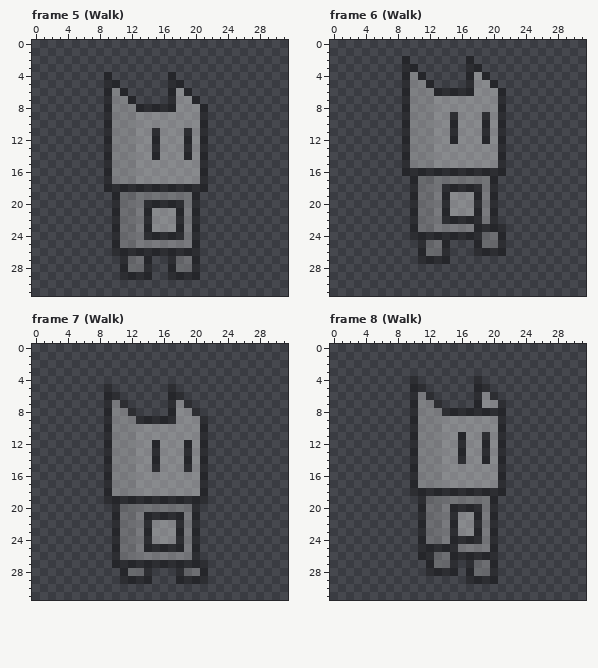
One commit to this pixel-art file: Sprites/Players/Player.aseprite. Above, as it was before the edit.
32x32 pixels, 36 frames. Colours within 5 levels of each other are drawn and written as one. Shown: frame 5 (Walk), frame 6 (Walk), frame 7 (Walk), frame 8 (Walk). The commit also changed other frames, which this record leaves out.
Once edited:
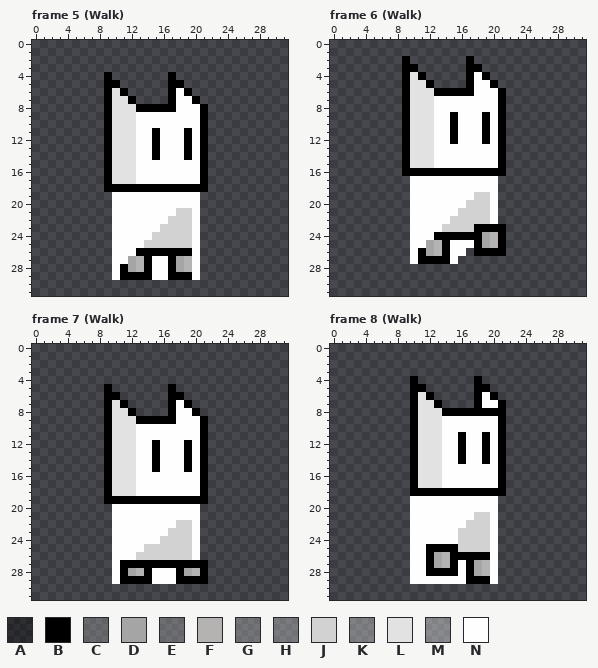
Palette (. is transparent): A #0000005c  B #000000  C #a5a5a55c  D #a5a5a5  E #b1b1b15c  F #b5b2b2  G #c1c1c15c  H #d2d2d25c  J #d2d2d2  K #e2e2e25c  L #e2e2e2  M #fefefe5c  N #fefeff
Diff:
layer "FrontBody" opacity 36% -> 100%
Changed rows in their new state; - is an unchanged pixel.
Frame 5 (Walk):
first column x 9:
 4 B-------B----
 5 BB------BB---
 6 BLB-----BNB--
 7 BLLB----BNNB-
 8 BLLLBBBBBNNNB
 9 BLLLNNNNNNNNB
10 BLLLNNNNNNNNB
11 BLLLNNBNNNBNB
12 BLLLNNBNNNBNB
13 BLLLNNBNNNBNB
14 BLLLNNBNNNBNB
15 BLLLNNNNNNNNB
16 BLLLNNNNNNNNB
17 BLLLNNNNNNNNB
18 BBBBBBBBBBBBB
19 -NNNNNNNNNNN-
20 -NNNNNNNNNNN-
21 -NNNNNNNNJJN-
22 -NNNNNNNJJJN-
23 -NNNNNNJJJJN-
24 -NNNNNJJJJJN-
25 -NNNNJJJJJJN-
26 -NNNBBBBBBBN-
27 -NNDFBNNBDFN-
28 -NBDFBNNBDFN-
29 -NBBBBNNBBBN-
Frame 6 (Walk):
first column x 9:
 2 B-------B----
 3 BB------BB---
 4 BLB-----BNB--
 5 BLLB----BNNB-
 6 BLLLBBBBBNNNB
 7 BLLLNNNNNNNNB
 8 BLLLNNNNNNNNB
 9 BLLLNNBNNNBNB
10 BLLLNNBNNNBNB
11 BLLLNNBNNNBNB
12 BLLLNNBNNNBNB
13 BLLLNNNNNNNNB
14 BLLLNNNNNNNNB
15 BLLLNNNNNNNNB
16 BBBBBBBBBBBBB
17 -NNNNNNNNNNN-
18 -NNNNNNNNNNN-
19 -NNNNNNNNJJN-
20 -NNNNNNNJJJN-
21 -NNNNNNJJJJN-
22 -NNNNNJJJJJN-
23 -NNNNJJJJBBBB
24 -NNNBBBBBBDFB
25 -NNDFBNNNBDFB
26 -NBDFBNN-BBBB
27 -NBBBBN------
Frame 7 (Walk):
first column x 9:
 5 B-------B----
 6 BB------BB---
 7 BLB-----BNB--
 8 BLLB----BNNB-
 9 BLLLBBBBBNNNB
10 BLLLNNNNNNNNB
11 BLLLNNNNNNNNB
12 BLLLNNBNNNBNB
13 BLLLNNBNNNBNB
14 BLLLNNBNNNBNB
15 BLLLNNBNNNBNB
16 BLLLNNNNNNNNB
17 BLLLNNNNNNNNB
18 BLLLNNNNNNNNB
19 BBBBBBBBBBBBB
20 -NNNNNNNNNNN-
21 -NNNNNNNNNNN-
22 -NNNNNNNNJJN-
23 -NNNNNNNJJJN-
24 -NNNNNNJJJJN-
25 -NNNNJJJJJJN-
26 -NNNJJJJJJJN-
27 -NBBBBBBBBBBB
28 -NBDFBNNNBDFB
29 -NBBBBNNNBBBB
Frame 8 (Walk):
first column x 10:
 4 B-------B---
 5 BB------BB--
 6 BLB-----BNB-
 7 BLLB----BNNB
 8 BLLLBBBBBBBB
 9 BLLLNNNNNNNB
10 BLLLNNNNNNNB
11 BLLLNNBNNBNB
12 BLLLNNBNNBNB
13 BLLLNNBNNBNB
14 BLLLNNBNNBNB
15 BLLLNNNNNNNB
16 BLLLNNNNNNNB
17 BLLLNNNNNNNB
18 BBBBBBBBBBBB
19 NNNNNNNNNNN-
20 NNNNNNNNNNN-
21 NNNNNNNNJJN-
22 NNNNNNNJJJN-
23 NNNNNNJJJJN-
24 NNNNNNJJJJN-
25 NNBBBBJJJJN-
26 NNBDFBBBBBN-
27 NNBDFBNBDFN-
28 NNBBBBNBDFN-
29 NNNNNNNBBBN-
Changed places in both pictures, as pixel boxes (x1, y1, x2, y2):
changed: (104, 72, 208, 280)
changed: (402, 56, 506, 264)
changed: (104, 384, 208, 584)
changed: (410, 376, 506, 584)
